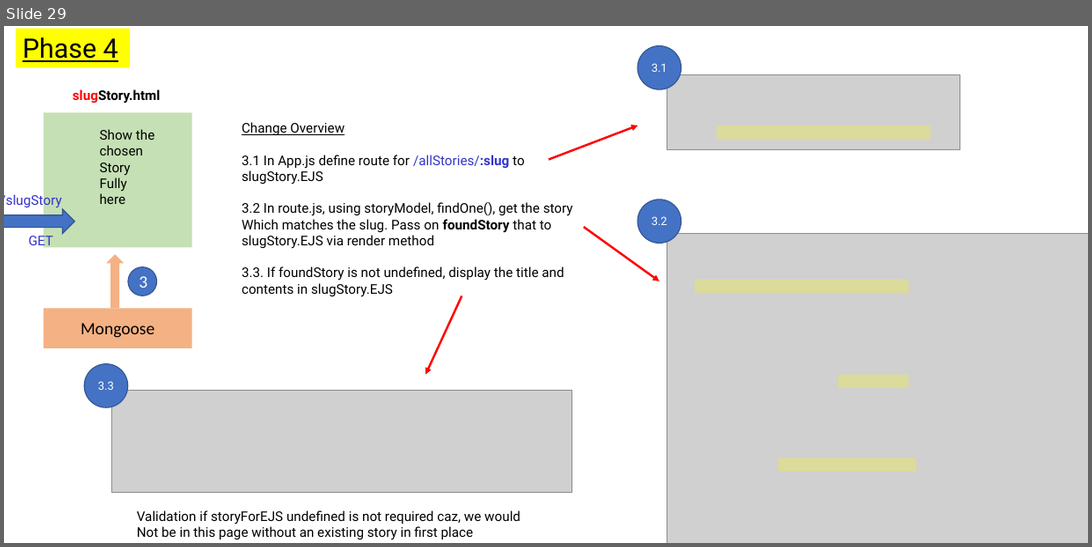
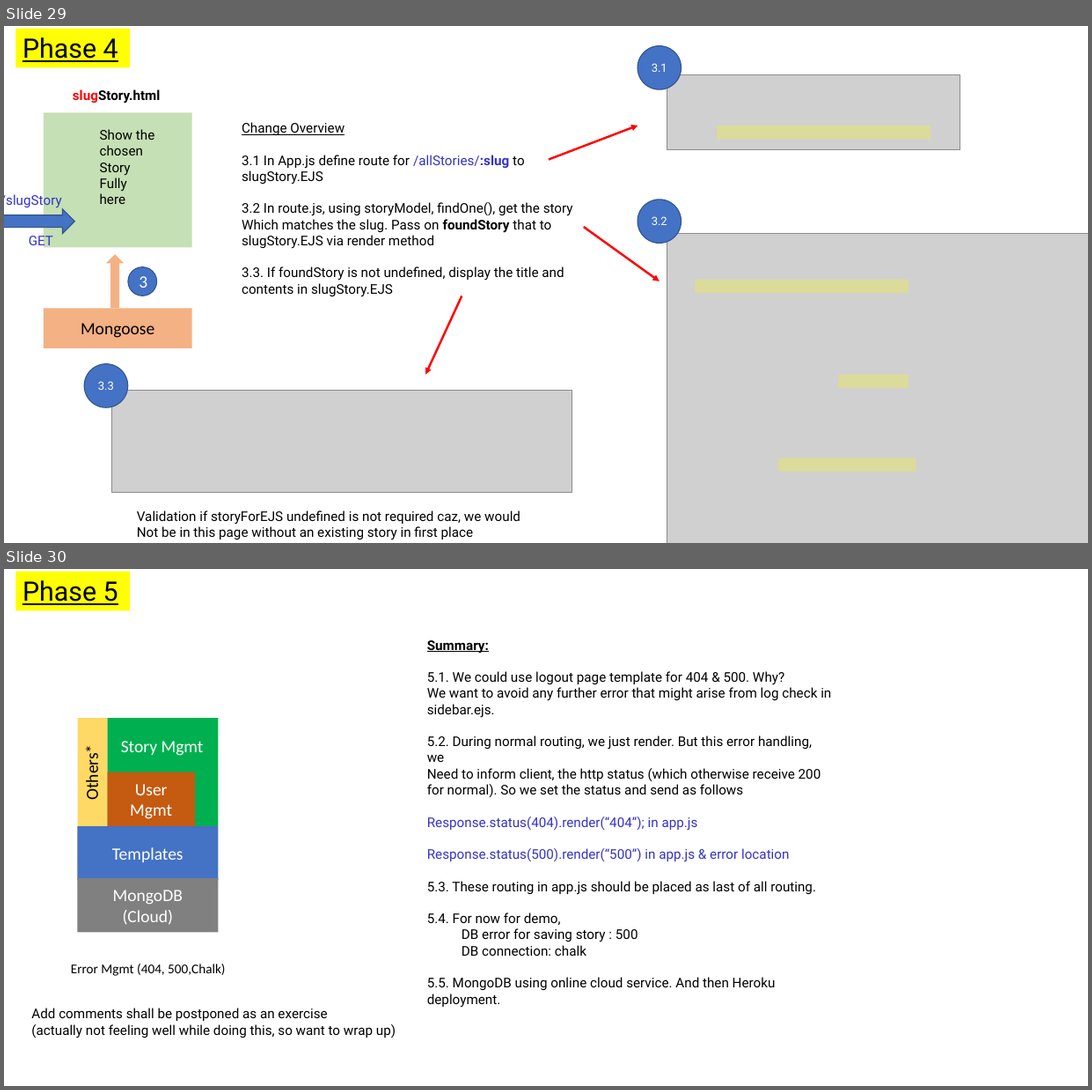
Before and after one commit to parthi2929/leave-the-marks-parthi2929, a slide deck: My Understanding.pptx. Shown one above the other, each under a label of ours: slide 29 before the commit, slides 29 and 30 after it. The pictures are 1092x547 and 1092x1090 pixels, drawn with LibreOffice and Linux fonts; fonts in the diff are those of the drawing; grey boxes stand for pictures. Boxes give left, top, right and bottom in pixels: in the first picture for what was removed or moved away, otherwise in the second. Text is boxed around its words. In the diff, an @@ line names an element or a change of style, - is before the commit and + after.

Commit message:
chalk, 404, and 500 error handling done

```diff
--- a/My Understanding.pptx
+++ b/My Understanding.pptx
@@ slide 30 added at bbox=[4, 569, 1088, 1086], background #FFFFFF @@
@@ rectangle added at bbox=[15, 571, 130, 610], fill #FFFF00, 28 pt, text #000000, underline @@
+Phase 5
@@ text added at bbox=[427, 640, 831, 1007], 14 pt, text #000000 @@
+Summary:
+5.1. We could use logout page template for 404 & 500. Why?
+We want to avoid any further error that might arise from log check in sidebar.ejs.
+5.2. During normal routing, we just render. But this error handling, we
+Need to inform client, the http status (which otherwise receive 200 for normal). So we set the status and send as follows
+Response.status(404).render(“404”); in app.js
+Response.status(500).render(“500”) in app.js & error location
+5.3. These routing in app.js should be placed as last of all routing.
+5.4. For now for demo,
+DB error for saving story : 500
+DB connection: chalk
+5.5. MongoDB using online cloud service. And then Heroku deployment.
@@ rectangle added at bbox=[78, 718, 107, 826], fill #FFD966 @@
@@ rectangle added at bbox=[107, 718, 218, 826], fill #00B050 @@
@@ text added at bbox=[81, 749, 103, 798], 18 pt, text #000000 @@
+Others*
@@ text added at bbox=[121, 741, 204, 756], 18 pt, text #FFFFFF @@
+Story Mgmt
@@ rectangle added at bbox=[107, 772, 195, 826], fill #C55A11, 18 pt, text #FFFFFF @@
+User Mgmt
@@ rectangle added at bbox=[77, 826, 218, 880], fill #4472C4, 18 pt, text #FFFFFF @@
+Templates
@@ rectangle added at bbox=[77, 878, 218, 932], fill #808080, 18 pt, text #FFFFFF @@
+MongoDB
+(Cloud)
@@ text added at bbox=[71, 963, 225, 976], 14 pt, text #000000 @@
+Error Mgmt (404, 500,Chalk)
@@ text added at bbox=[31, 1007, 396, 1038], 14 pt, text #000000 @@
+Add comments shall be postponed as an exercise
+(actually not feeling well while doing this, so want to wrap up)
```
Also in this commit, not shown: 2 other slides added, 10 other files.
